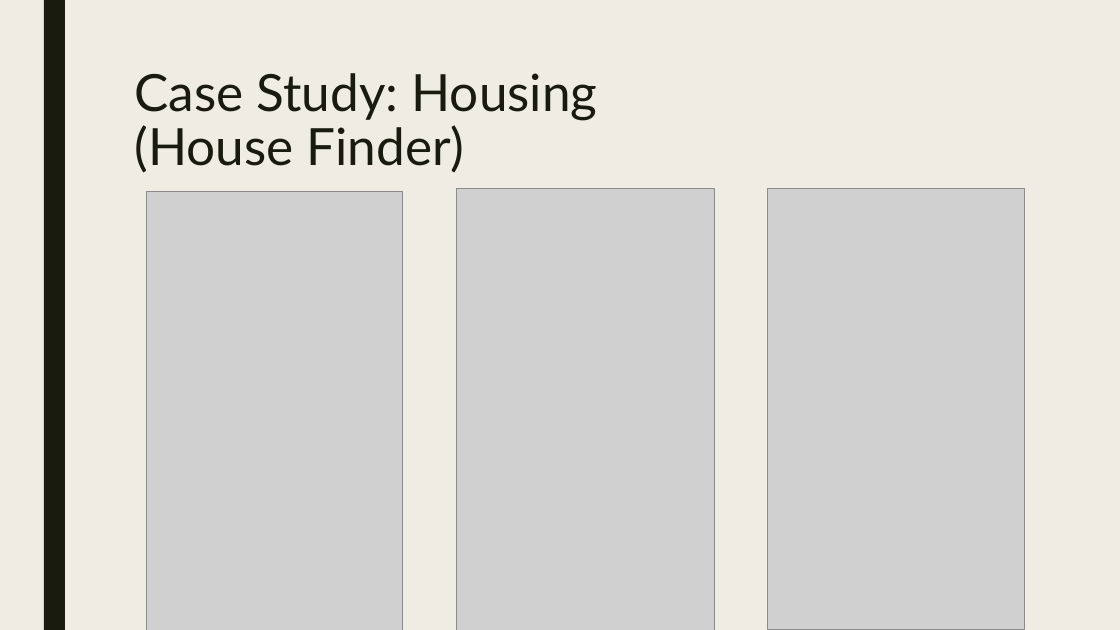
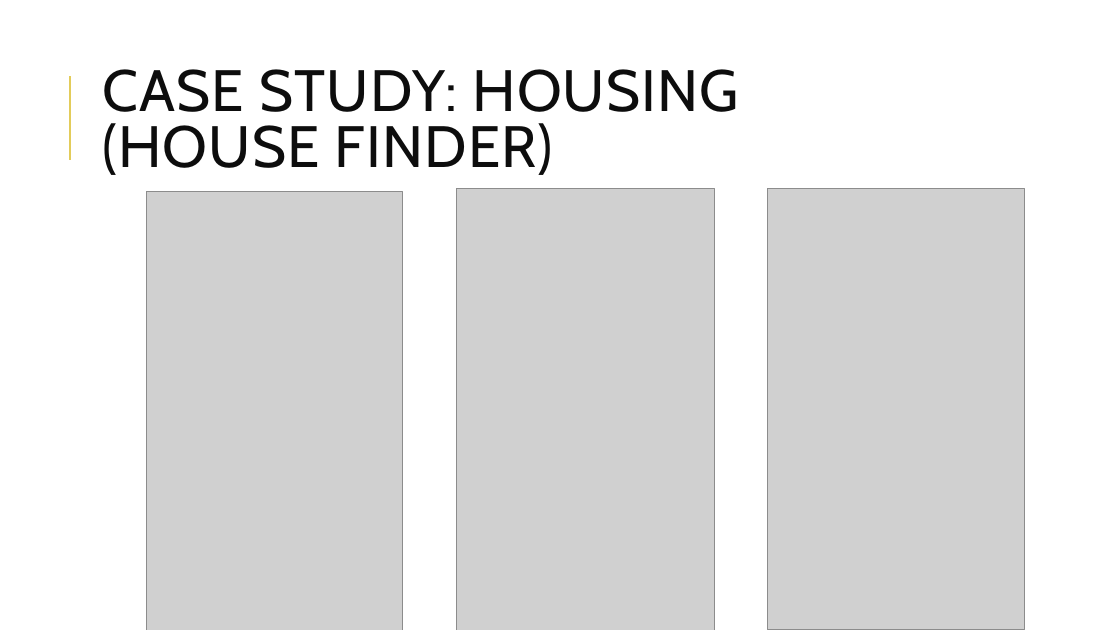
Before and after one commit to bogas04/MVP-Generator, a slide deck: slide 10 of docs/Final/Presentation.pptx (slide 9 before the commit). Drawn at 1120x630 pixels with LibreOffice and Linux fonts; fonts in the diff are those of the drawing; grey boxes stand for pictures. Boxes give left, top, right and bottom in pixels: in the first picture for what was removed or moved away, otherwise in the second. Text is boxed around its words. In the diff, an @@ line names an element or a change of style, - is before the commit and + after.

```diff
--- a/docs/Final/Presentation.pptx
+++ b/docs/Final/Presentation.pptx
@@ background #EFEDE3 to #FFFFFF @@
@@ rectangle removed at (44, 0, 65, 630) @@
@@ title "CASE STUDY: HOUSING (HOUSE FINDER)" at (102, 69, 738, 175): vertical alignment top to middle @@
@@ line added from (70, 160) to (70, 76), #E3CC5A 1.5 pt @@
@@ title at (102, 69, 738, 175): text changed; size 44 to 50 pt; font Lato to Cabin; text colour #191B0E to #0D0D0D @@
-Case Study: Housing
-(House Finder)
+CASE STUDY: HOUSING
+(HOUSE FINDER)
```
Also in this commit, not shown: 13 other slides changed, 17 slides added, 13 slides removed, 1 other file.
